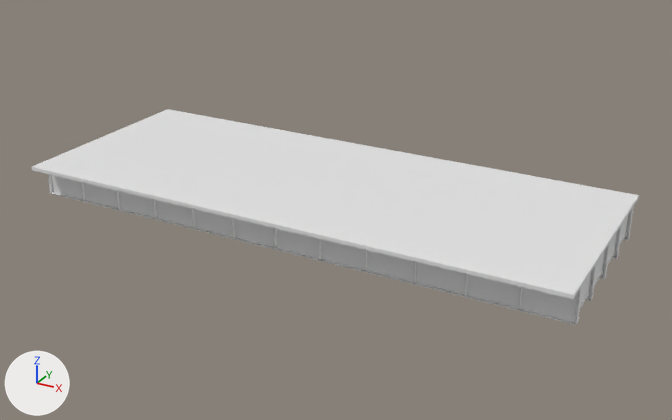
One commit to the OBJ model IFC/Steel/Darbhanga/Sup_Str/D_35_3L_OF_S/model.obj: the scene before it, then after it.
Before and after are seen from a 50 mm lens placed at (43.8, -46.3, 22.6), pointed at (18.4, -0.1, -0.5). Lighting does not change. The marker at lower left points along +X, +Y and +Z. The first picture is the older version. Where no turn or scale is listed for an object, it has been applied to the vertices. Vertices at exactly the same position are counted once.

Names of what the first picture shows: 'model'.
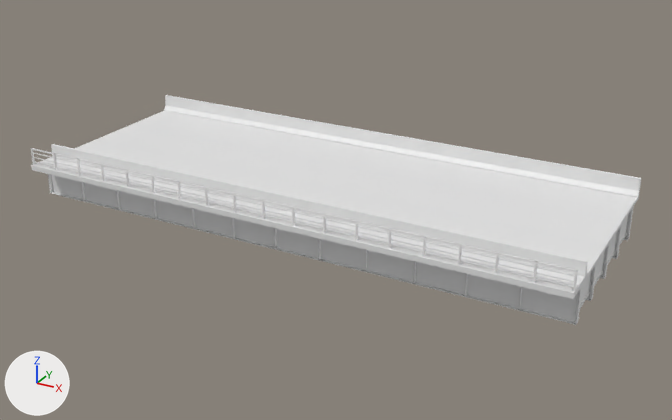
The change in detail:
me_model is used by ob_model.
me_model had 3104 vertices, 5540 faces and spanned x 0.0..35.0, y -6.9..6.9, z -1.1..1.3.
me_model now has 3326 vertices, 5874 faces and spans x 0.0..35.0, y -6.9..6.9, z -1.1..2.5.
me_model part 1: a new loose piece, a box spanning x 9.69..9.79, y -6.8..-6.7, z 1.35..2.45.
me_model part 2: a new loose piece, a box spanning x 13.57..13.67, y -6.8..-6.7, z 1.35..2.45.
me_model part 3: a new loose piece, a box spanning x 15.511..15.611, y -6.8..-6.7, z 1.353..2.453.
me_model part 4: a new loose piece, a box spanning x 17.45..17.55, y -6.8..-6.7, z 1.353..2.453.
me_model part 5: a new loose piece, a box spanning x 19.39..19.49, y -6.8..-6.7, z 1.35..2.45.
me_model part 6: a new loose piece, a box spanning x 21.33..21.43, y -6.8..-6.7, z 1.35..2.45.
me_model part 7: a new loose piece, a box spanning x 23.27..23.37, y -6.8..-6.7, z 1.35..2.45.
me_model part 8: a new loose piece, a box spanning x 25.206..25.306, y -6.8..-6.7, z 1.353..2.453.
me_model part 9: a new loose piece, a box spanning x 27.14..27.24, y -6.8..-6.7, z 1.35..2.45.
me_model part 10: a new loose piece, a box spanning x 29.08..29.18, y -6.8..-6.7, z 1.35..2.45.
me_model part 11: a new loose piece, a box spanning x 31.02..31.12, y -6.8..-6.7, z 1.35..2.45.
me_model part 12: a new loose piece, a box spanning x 32.96..33.06, y -6.8..-6.7, z 1.35..2.45.
me_model part 13: a new loose piece, a box spanning x 34.9..35.0, y -6.8..-6.7, z 1.353..2.453.
me_model part 14: a new loose piece, a box spanning x 0.0..35.0, y -6.79..-6.71, z 2.373..2.453.
me_model part 15: a new loose piece, a box spanning x 0.0..35.0, y -6.775..-6.725, z 1.528..1.578.
me_model part 16: a new loose piece, a box spanning x 0.0..35.0, y -6.775..-6.725, z 1.828..1.878.
me_model part 17: a new loose piece, a box spanning x 0.0..35.0, y -6.775..-6.725, z 2.128..2.178.
Part 18, on me_model:
19 vertices are added at x 0.0, y -6.9..6.9, z 1.3..2.4.
19 new vertices lie (35.0, 0.0, 0.0) away from vertices in x 0.0, y -6.9..6.9, z 1.3..2.4.
58 new faces join them.
Other edits to the shape of me_model do not show in these pictures.

Pixel boxes (x1, y1, x2, y2) of what changed, in the pictures (672 x 420 px):
'model', reshaped (6% taller)
    before: (32, 109, 639, 325)
    after: (31, 95, 641, 325)
part 1 of me_model, added
    after: (151, 175, 155, 193)
part 2 of me_model, added
    after: (205, 187, 208, 206)
part 3 of me_model, added
    after: (233, 194, 236, 212)
part 4 of me_model, added
    after: (262, 200, 265, 219)
part 5 of me_model, added
    after: (292, 207, 295, 226)
part 6 of me_model, added
    after: (323, 213, 326, 233)
part 7 of me_model, added
    after: (355, 221, 358, 241)
part 8 of me_model, added
    after: (388, 228, 392, 248)
part 9 of me_model, added
    after: (423, 236, 426, 257)
part 10 of me_model, added
    after: (458, 245, 462, 265)
part 11 of me_model, added
    after: (495, 252, 499, 273)
part 12 of me_model, added
    after: (533, 261, 538, 282)
part 13 of me_model, added
    after: (573, 270, 578, 292)
part 14 of me_model, added
    after: (32, 148, 578, 272)
part 15 of me_model, added
    after: (34, 161, 573, 288)
part 16 of me_model, added
    after: (33, 157, 574, 282)
part 17 of me_model, added
    after: (33, 152, 575, 277)
part 18 of me_model, added
    after: (31, 95, 641, 295)
